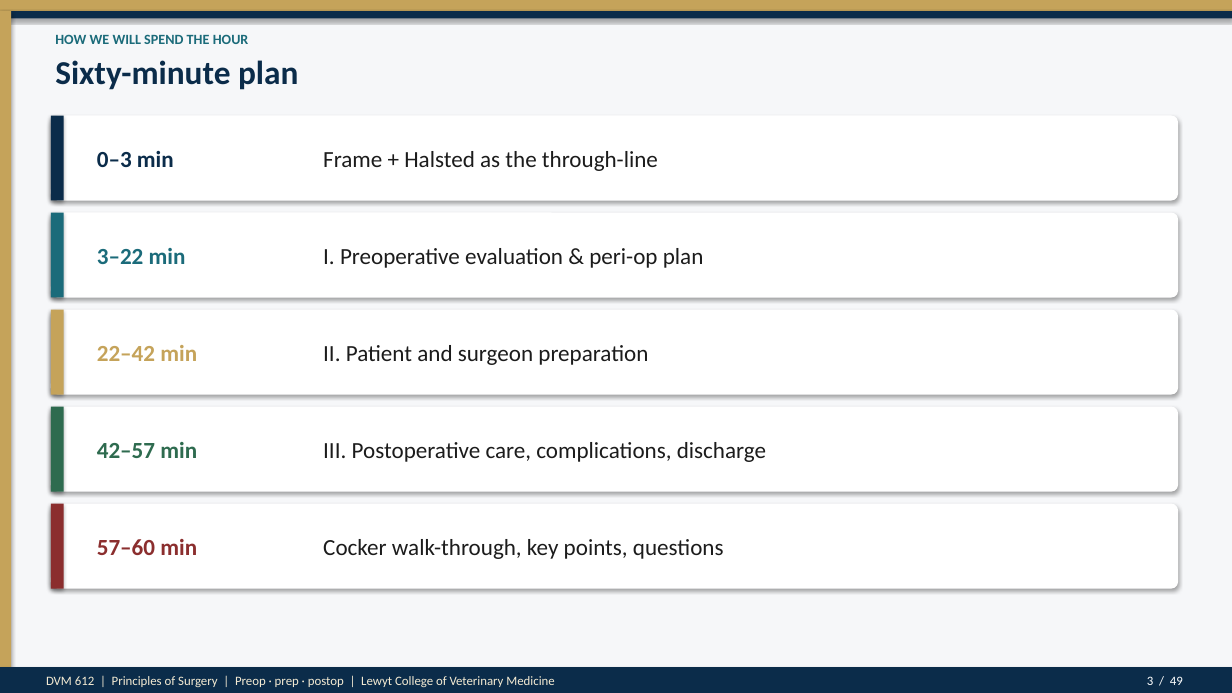
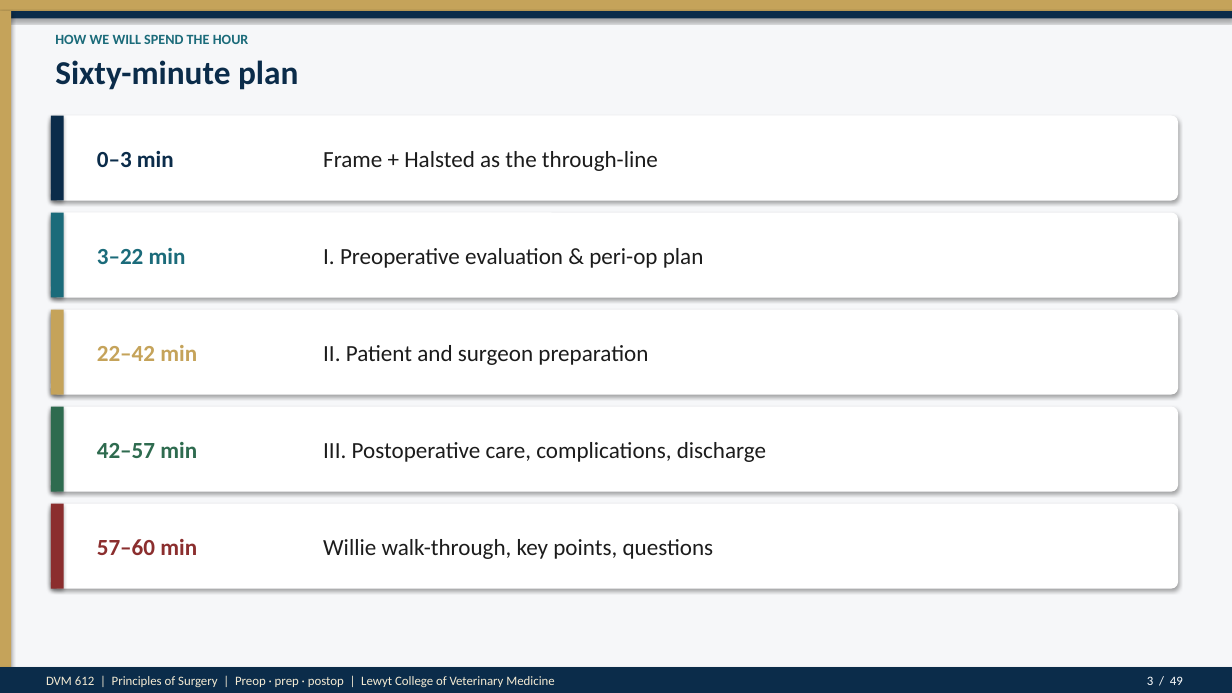
Before and after one commit to drkimvet/happycare, a slide deck: slide 3 of lectures/DVM-612_Week4_Preop_PatientPrep_Postop.pptx. Drawn at 1232x693 pixels with LibreOffice and Linux fonts; fonts in the diff are those of the drawing. Boxes give left, top, right and bottom in pixels: in the first picture for what was removed or moved away, otherwise in the second. Text is boxed around its words. In the diff, an @@ line names an element or a change of style, - is before the commit and + after.

```diff
--- a/lectures/DVM-612_Week4_Preop_PatientPrep_Postop.pptx
+++ b/lectures/DVM-612_Week4_Preop_PatientPrep_Postop.pptx
@@ text at (x1=323, y1=539, x2=714, y2=559): text changed @@
-Cocker walk-through, key points, questions
+Willie walk-through, key points, questions
```
Also in this commit, not shown: 8 other slides changed, 1 slide added, 1 slide removed, 2 other files.
